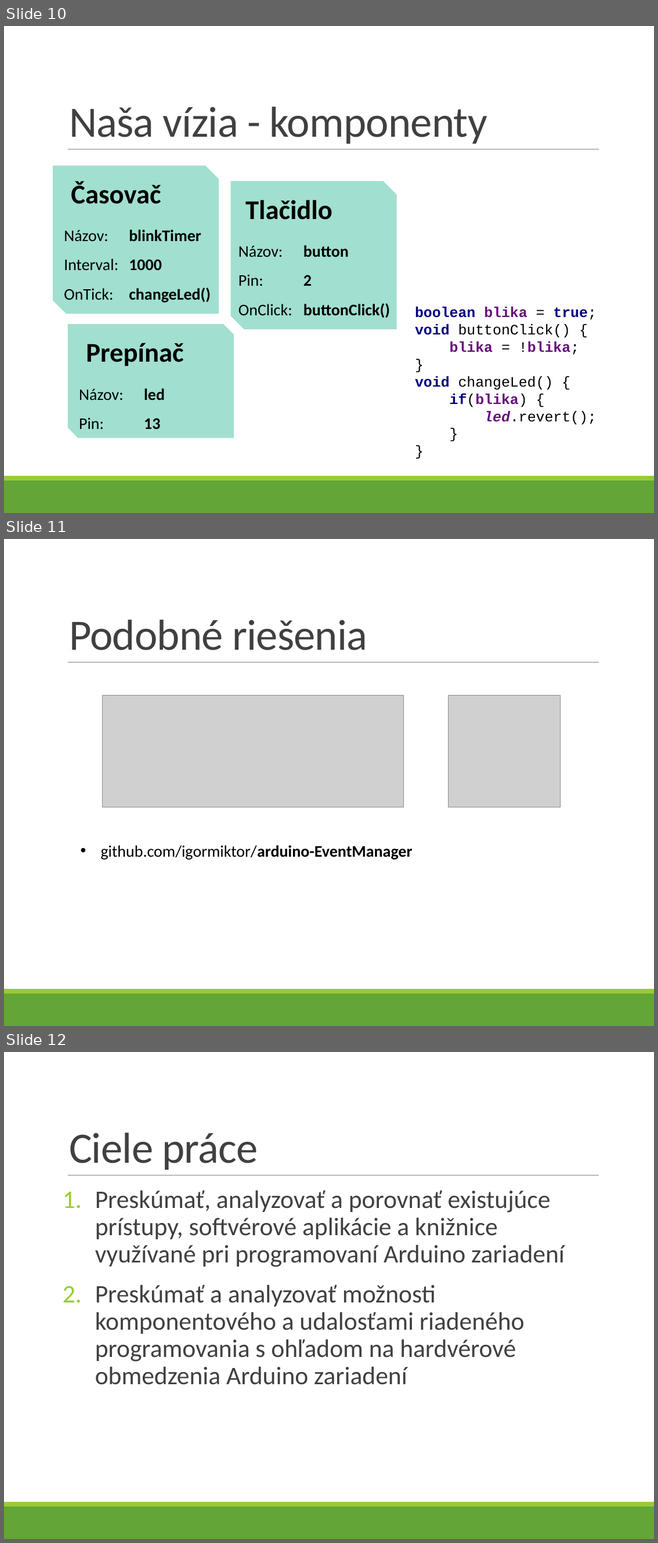
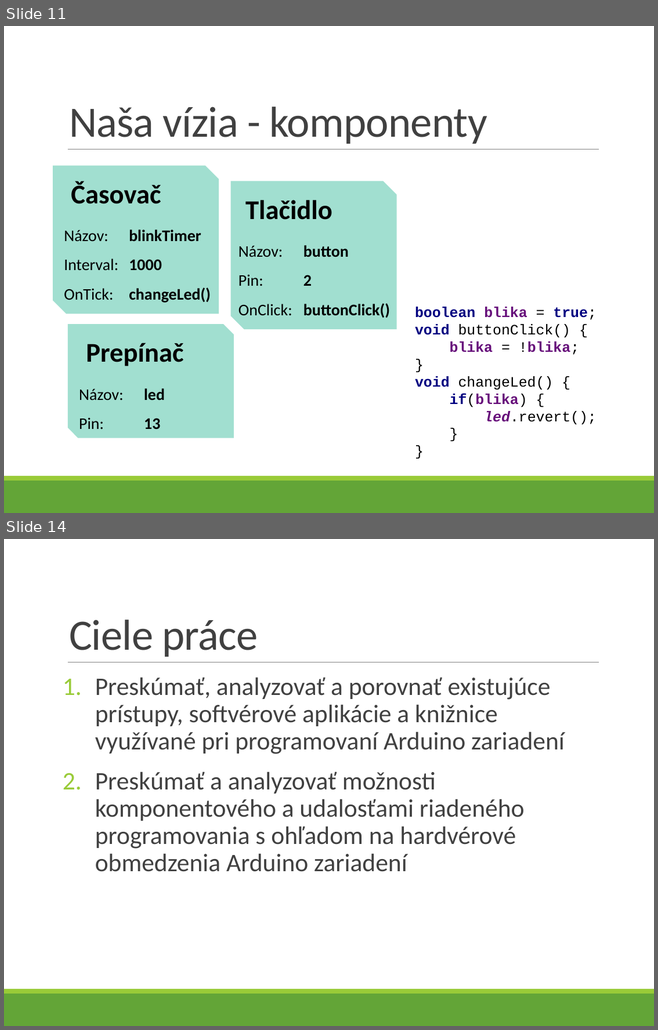
Before and after one commit to ppatrik/DiplomovaPraca, a slide deck: Prezentacie/prezentacia.pptx. Shown one above the other, each under a label of ours: slides 10, 11 and 12 before the commit, slides 11 and 14 after it; the slides between them are not shown. The pictures are 658x1543 and 658x1030 pixels, drawn with LibreOffice and Linux fonts; fonts in the diff are those of the drawing; grey boxes stand for pictures. Boxes give left, top, right and bottom in pixels: in the first picture for what was removed or moved away, otherwise in the second. Text is boxed around its words. In the diff, an @@ line names an element or a change of style, - is before the commit and + after.

```diff
--- a/Prezentacie/prezentacia.pptx
+++ b/Prezentacie/prezentacia.pptx
@@ slide 11 removed at bbox=[4, 539, 654, 1026], background #FFFFFF; not listed: 3 template elements that a slide beside it also shows @@
@@ title removed at bbox=[69, 620, 367, 650] @@
-Podobné riešenia
@@ picture removed at bbox=[103, 696, 404, 808] @@
@@ picture removed at bbox=[448, 696, 560, 808] @@
@@ text removed at bbox=[101, 845, 412, 860] @@
-• github.com/igormiktor/arduino-EventManager
@@ what was slide 10 is now slide 11 @@
@@ what was slide 12 is now slide 14 @@
```
Also in this commit, not shown: 2 slides changed, 4 slides added, 1 other slide removed, 26 other files.
